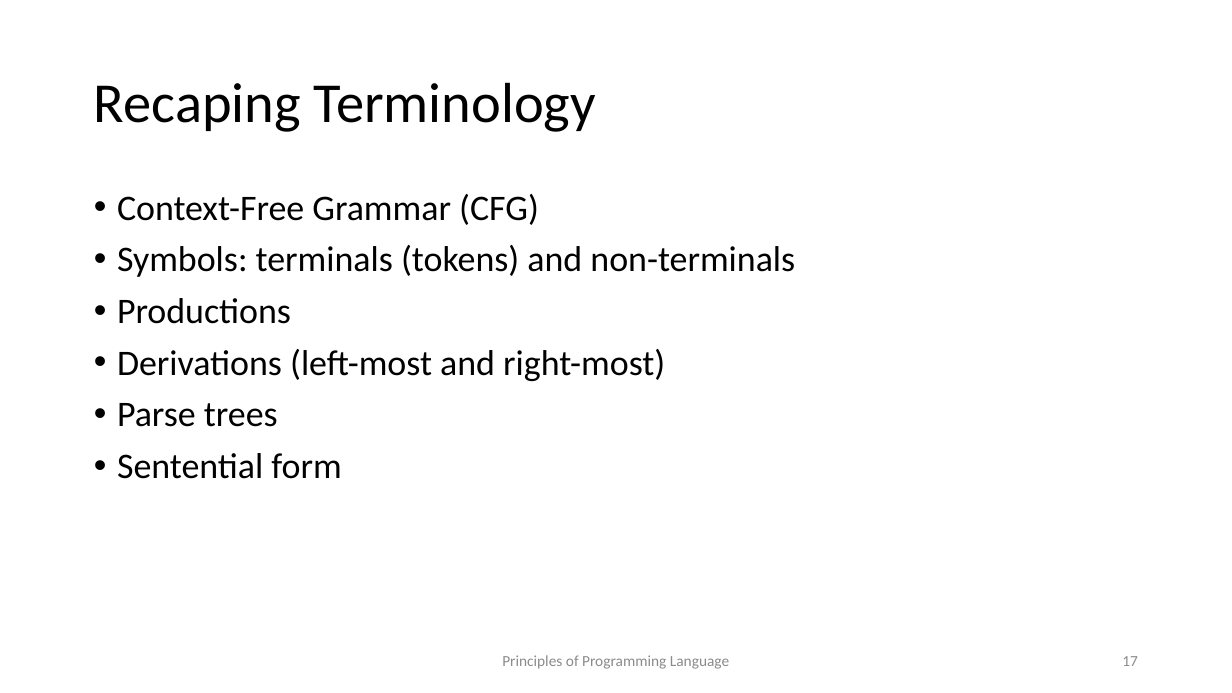
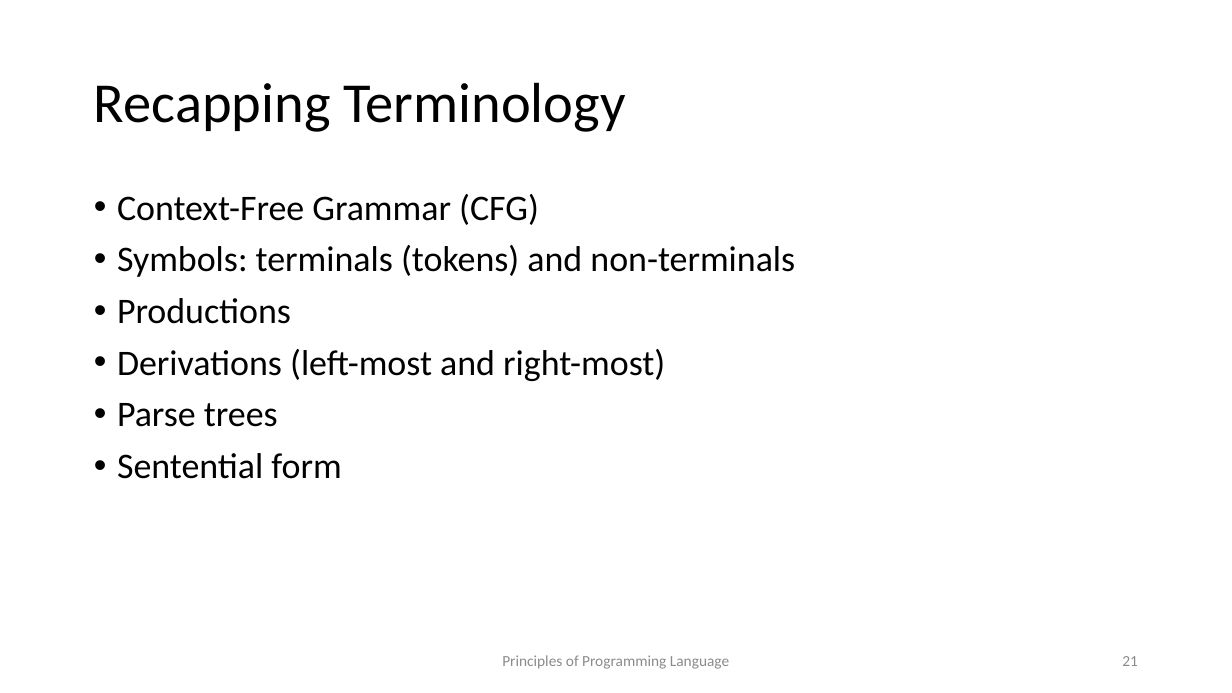
Before and after one commit to kongm/pl-design, a slide deck: slide 21 of syntax.pptx (slide 17 before the commit). Drawn at 1232x693 pixels with LibreOffice and Linux fonts; fonts in the diff are those of the drawing. Boxes give left, top, right and bottom in pixels: in the first picture for what was removed or moved away, otherwise in the second. Text is boxed around its words. In the diff, an @@ line names an element or a change of style, - is before the commit and + after.

```diff
--- a/syntax.pptx
+++ b/syntax.pptx
@@ title at [94,82,625,132]: text changed @@
-Recaping Terminology
+Recapping Terminology
@@ page number at [1122,656,1138,666]: text changed @@
-17
+21
```
Also in this commit, not shown: 4 other slides changed, 4 slides added, 4 other files.
